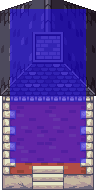
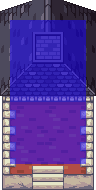
Layer changes from the first 96x190 image to the second:
renamed "core: (10, 10, 76, 154)" to "core: (20, 20, 76, 144)", painted on it over [10,9,86,164]